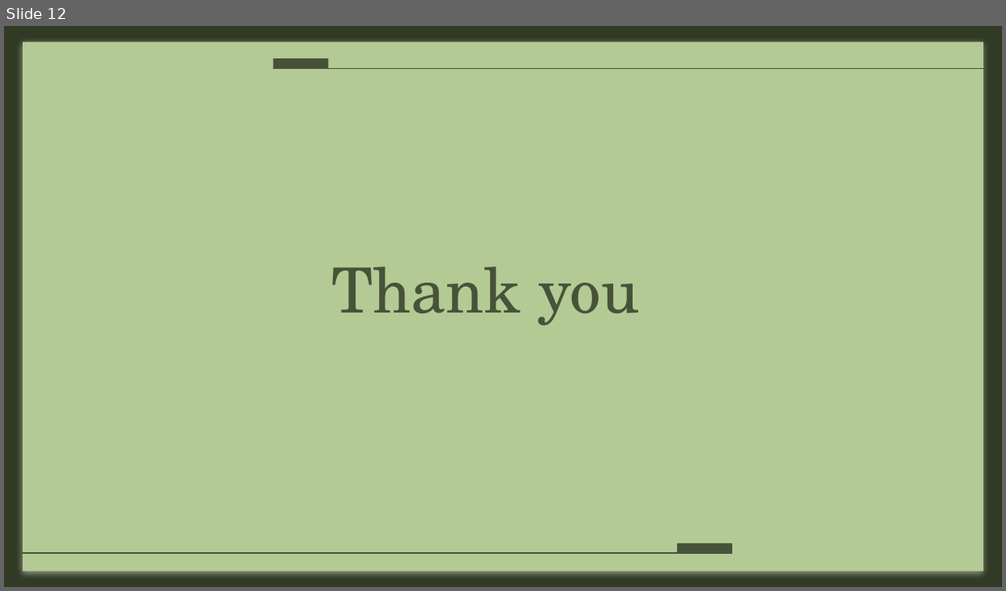
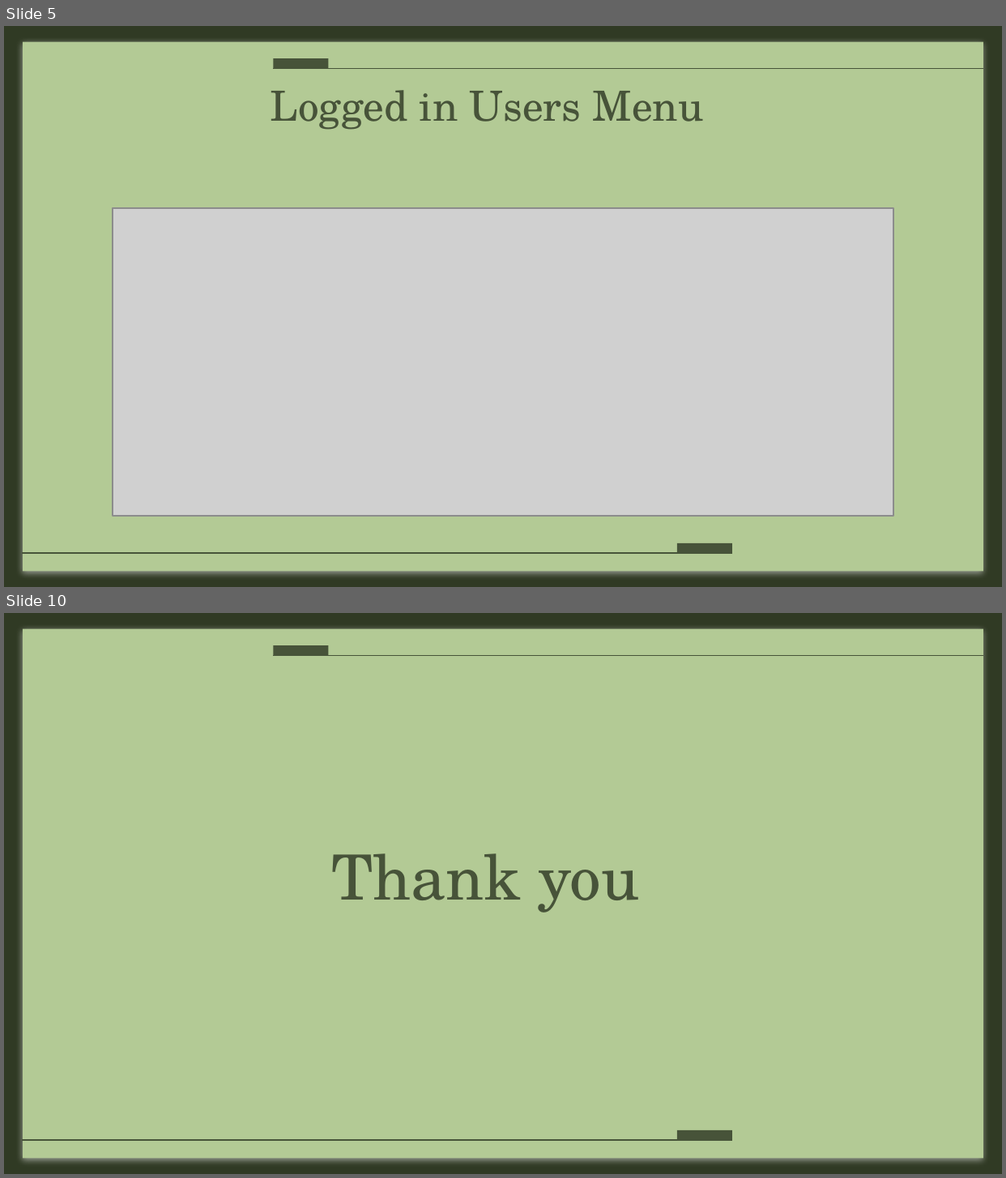
Before and after one commit to azharanowar/fathers-bank-cpp, a slide deck: Presentation.pptx. Shown one above the other, each under a label of ours: slide 12 before the commit, slides 5 and 10 after it; the slides between them are not shown. The pictures are 1006x591 and 1006x1178 pixels, drawn with LibreOffice and Linux fonts; fonts in the diff are those of the drawing; grey boxes stand for pictures. Boxes give left, top, right and bottom in pixels: in the first picture for what was removed or moved away, otherwise in the second. Text is boxed around its words. In the diff, an @@ line names an element or a change of style, - is before the commit and + after.

```diff
--- a/Presentation.pptx
+++ b/Presentation.pptx
@@ slide 5 added at <box>4,26,1002,587</box>, background #303A24; not listed: 5 template elements that a slide beside it also shows @@
@@ title added at <box>270,90,704,130</box>, 30 pt, text #475339 @@
+Logged in Users Menu
@@ picture added at <box>113,208,894,516</box> @@
@@ what was slide 12 is now slide 10 @@
```
Also in this commit, not shown: 4 slides changed, 4 other slides added, 7 slides removed.
